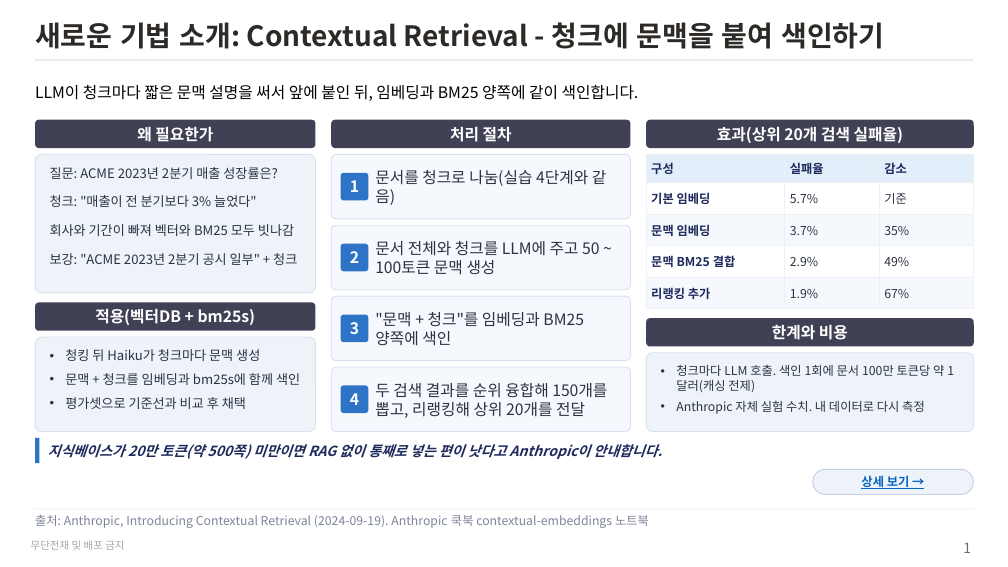
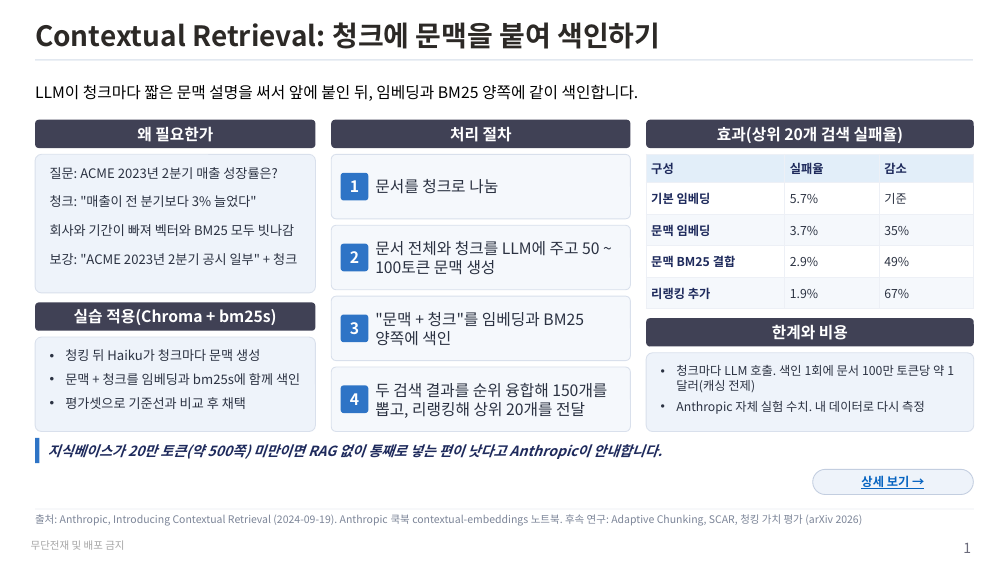
Before and after one commit to unicorn-campus/hybrid-ai, a slide deck: slide 1 of research/rag/contextual-retrieval.pptx. Drawn at 1008x567 pixels with LibreOffice and Linux fonts; fonts in the diff are those of the drawing. Boxes give left, top, right and bottom in pixels: in the first picture for what was removed or moved away, otherwise in the second. Text is boxed around its words. In the diff, an @@ line names an element or a change of style, - is before the commit and + after.

```diff
--- a/research/rag/contextual-retrieval.pptx
+++ b/research/rag/contextual-retrieval.pptx
@@ title at <box>35,22,660,49</box>: text changed @@
-새로운 기법 소개: Contextual Retrieval - 청크에 문맥을 붙여 색인하기
+Contextual Retrieval: 청크에 문맥을 붙여 색인하기
@@ text at <box>375,179,498,194</box>: text changed @@
-문서를 청크로 나눔(실습 4단계와 같음)
+문서를 청크로 나눔
@@ text in rounded rectangle at <box>74,309,277,325</box>: text changed @@
-적용(벡터DB + bm25s)
+실습 적용(Chroma + bm25s)
@@ text at <box>35,514,863,526</box>: text changed; size 14 to 12 pt @@
-출처: Anthropic, Introducing Contextual Retrieval (2024-09-19). Anthropic 쿡북 contextual-embeddings 노트북
+출처: Anthropic, Introducing Contextual Retrieval (2024-09-19). Anthropic 쿡북 contextual-embeddings 노트북. 후속 연구: Adaptive Chunking, SCAR, 청킹 가치 평가 (arXiv 2026)
```
Also in this commit, not shown: 8 other files.
